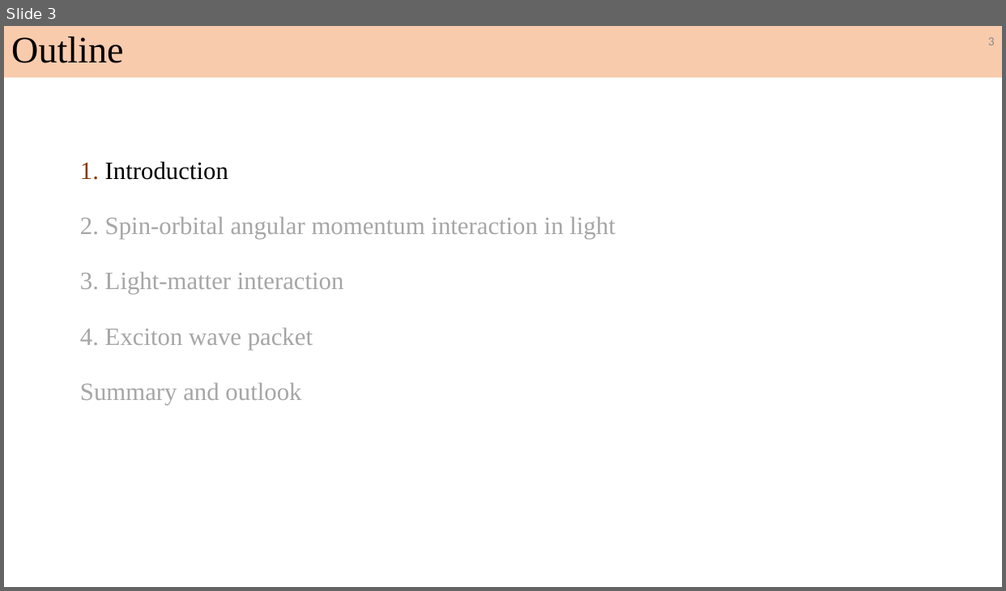
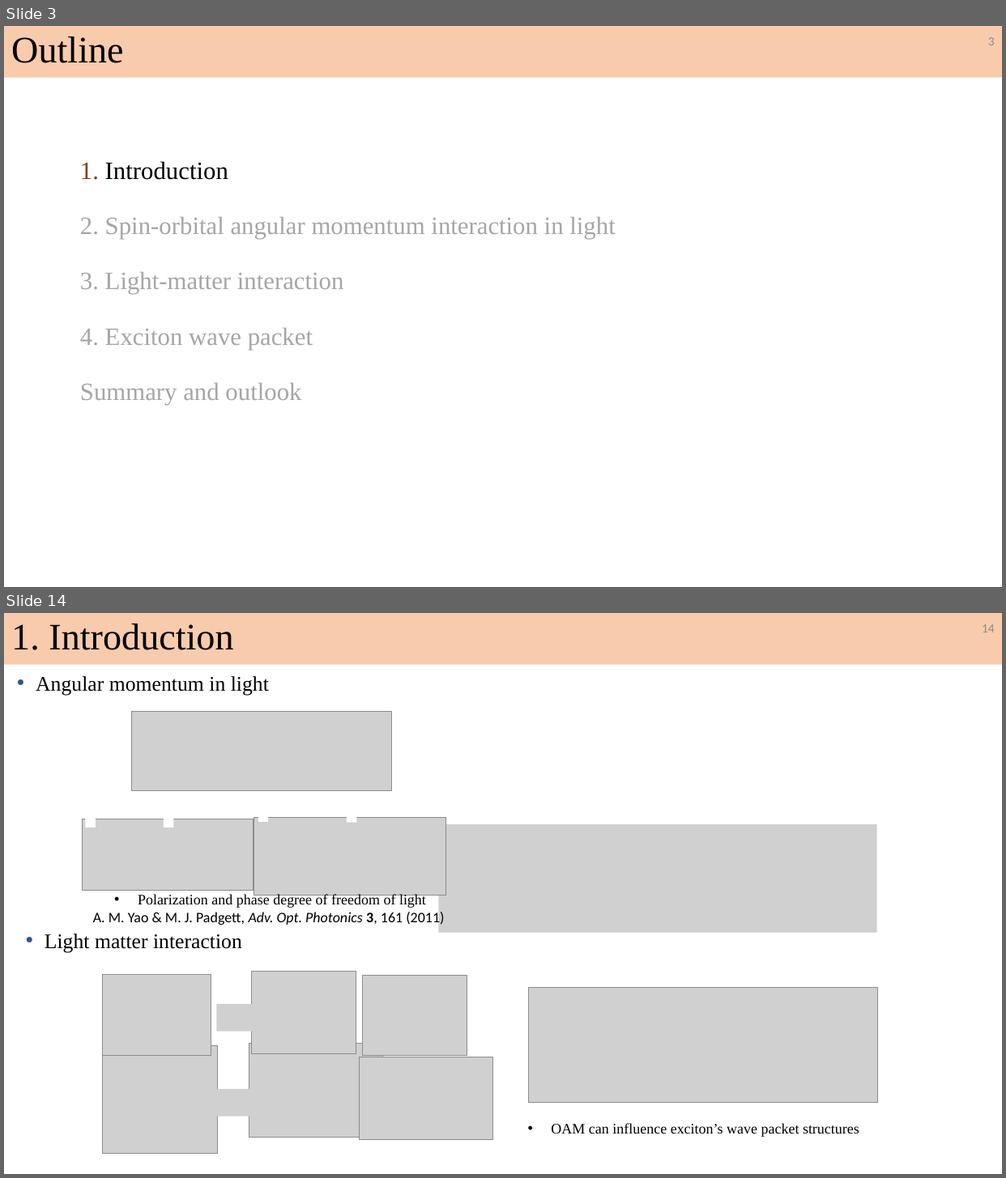
Before and after one commit to Liubroke13/Main_code, a slide deck: Final/碩士總結/RY_Defense_v1.pptx. Shown one above the other, each under a label of ours: slide 3 before the commit, slides 3 and 14 after it; the slides between them are not shown. The pictures are 1006x591 and 1006x1178 pixels, drawn with LibreOffice and Linux fonts; fonts in the diff are those of the drawing; grey boxes stand for pictures. Boxes give left, top, right and bottom in pixels: in the first picture for what was removed or moved away, otherwise in the second. Text is boxed around its words. In the diff, an @@ line names an element or a change of style, - is before the commit and + after.

```diff
--- a/Final/碩士總結/RY_Defense_v1.pptx
+++ b/Final/碩士總結/RY_Defense_v1.pptx
@@ slide 14 added at <box>4,613,1002,1174</box>, background #FFFFFF @@
@@ rectangle added at <box>4,613,1002,664</box>, fill #F8CBAD, 36 pt, text #000000 @@
+1. Introduction
@@ page number added at <box>982,624,995,632</box>, 12 pt, text #8C8C8C @@
+14
@@ text added at <box>36,676,269,696</box>, 20 pt, text #000000 @@
+• Angular momentum in light
@@ picture added at <box>131,712,392,790</box> @@
@@ group added at <box>82,813,446,895</box>: 4 rectangles, 2 pictures @@
@@ picture added at <box>439,825,878,934</box> @@
@@ text added at <box>93,893,444,926</box>, 14 pt, text #000000 @@
+• Polarization and phase degree of freedom of light
+A. M. Yao & M. J. Padgett, Adv. Opt. Photonics 3, 161 (2011)
@@ text added at <box>44,934,242,952</box>, 20 pt, text #000000 @@
+• Light matter interaction
@@ picture added at <box>103,974,211,1055</box> @@
@@ picture added at <box>252,972,356,1054</box> @@
@@ picture added at <box>362,975,467,1056</box> @@
@@ picture added at <box>529,987,878,1102</box> @@
@@ picture added at <box>216,1004,253,1033</box> @@
@@ picture added at <box>103,1046,217,1154</box> @@
@@ picture added at <box>249,1044,383,1138</box> @@
@@ picture added at <box>359,1058,492,1140</box> @@
@@ picture added at <box>216,1089,253,1117</box> @@
@@ text added at <box>551,1123,859,1137</box>, 14 pt, text #000000 @@
+• OAM can influence exciton’s wave packet structures
```
Also in this commit, not shown: 9 slides changed, 39 other slides added, 1 slide removed, 34 other files.
